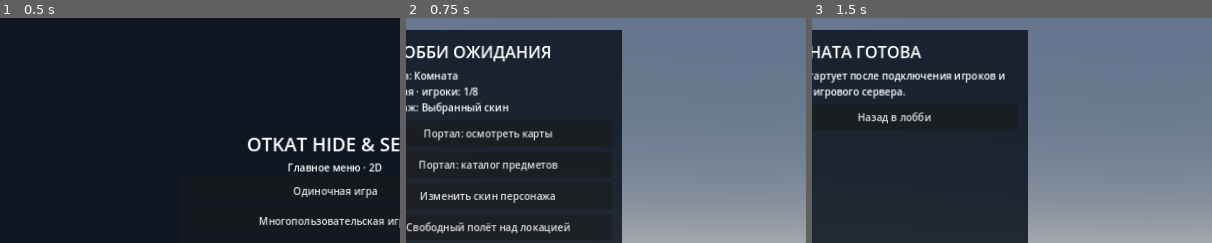
Above: before the commit, frames 1-3 (left to right).
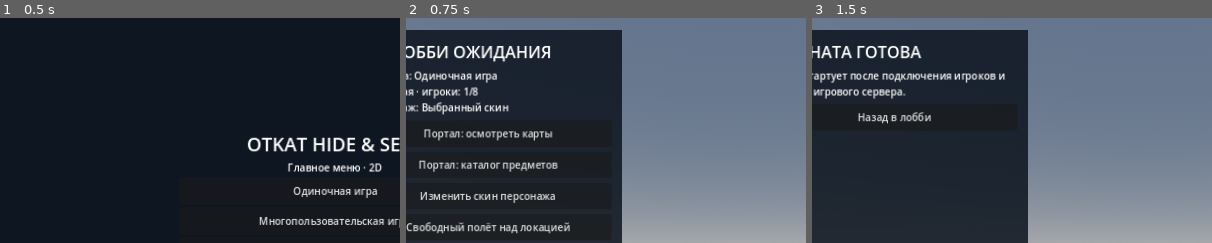
Above: after the commit, the same moments.

Repository: OTKAT628/otkat-games
Game: Godot game, scene res://scenes/menu_2d.tscn
The game is run twice, just before and just after one commit, with the same random seed, the same clock (stepped at 60 frames per second) and the same inputs.
Inputs:
- Up to frame 1 (0.5 s): no input
- Up to frame 2 (0.75 s): click "Одиночная игра" at 0.5 s
- Up to frame 3 (1.5 s): click "Начать раунд" at 1.25 s
The pictures show only the part of the screen within x 8-58%, y 0-50%; the shares and areas given below are measured in that part.

Frame 1 is identical in both runs. In frame 2, 0.5% of the frame differs, in the area x 2-23%, y 23-29%; in frame 3, nothing differs.
Error before the commit: Cannot call method 'set_meta' on a null value. (res://scripts/menu_2d.gd:165)

Commit message:
Set lobby configuration before scene transition

Diff:
--- a/games/hide-and-seek/scripts/menu_2d.gd
+++ b/games/hide-and-seek/scripts/menu_2d.gd
@@ -158,10 +158,6 @@
  if lobby == null:
   _notice("Сцена 3D-лобби пока недоступна.")
   return
- var err := get_tree().change_scene_to_packed(lobby)
- if err != OK:
-  _notice("Не удалось открыть 3D-лобби: %s" % err)
-  return
  get_tree().set_meta("otkat_lobby_config", {
   "room_name": room_name,
   "password": room_password,
@@ -171,6 +167,10 @@
   "skin_index": skin_index,
   "solo": solo
  })
+ var err := get_tree().change_scene_to_packed(lobby)
+ if err != OK:
+  get_tree().set_meta("otkat_lobby_config", {})
+  _notice("Не удалось открыть 3D-лобби: %s" % err)
 
 func _notice(message: String) -> void:
  var l := Label.new()
